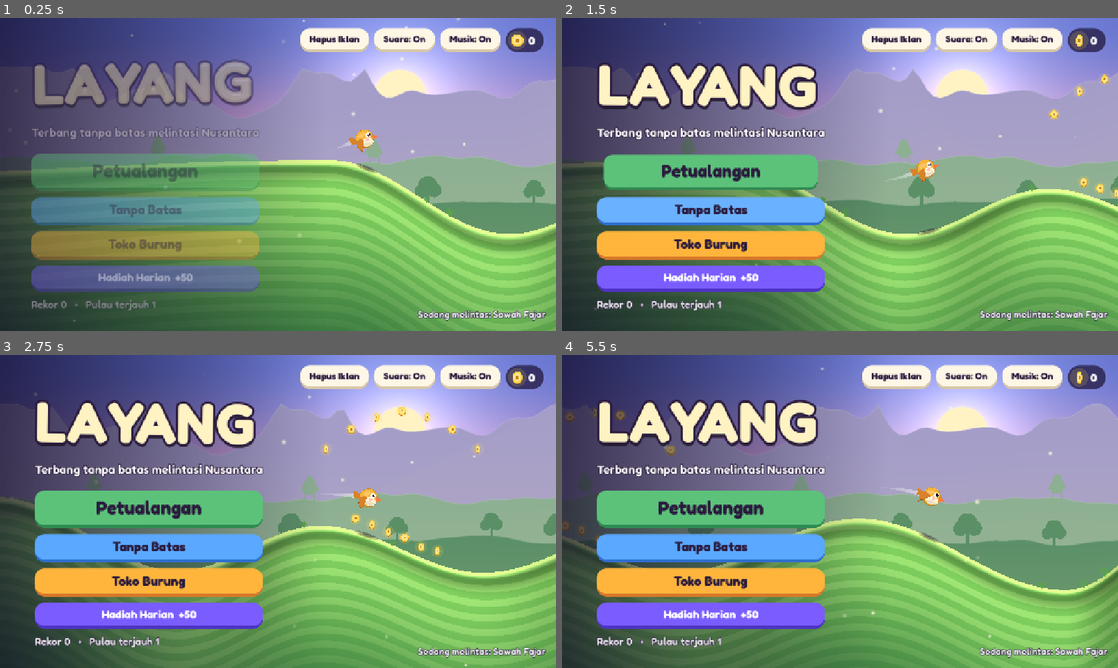
Above: before the commit, frames 1-4 (two rows, left to right).
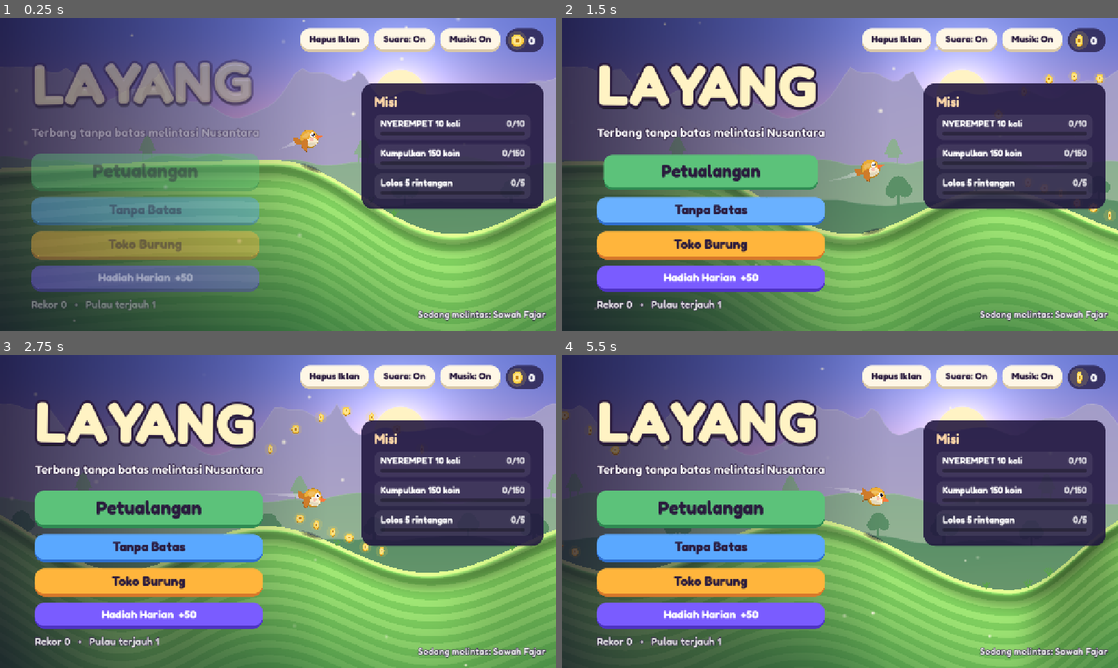
Above: after the commit, the same moments.

Repository: lutfidev/layang
Game: Godot game, scene res://scenes/main_menu.tscn
Same seed, same stepped clock (60 frames per second), same inputs: the game is played once before the commit and once after it.
Inputs (mouse positions are in pixels of both pictures, inside the frame that each line leads up to):
- Up to frame 1 (0.25 s): no input
- Up to frame 2 (1.5 s): move the mouse to (962, 158) at 0.52 s; hold Up 0.53-1.25 s; hold Space (fly) 0.53-1.25 s; click (962, 158) at 0.67 s; drag from (728, 190) to (812, 237) at 1.27 s
- Up to frame 3 (2.75 s): move the mouse to (333, 442) at 2.02 s; hold Up from 2.03 s (still down); hold Space (fly) from 2.03 s (still down); click (333, 442) at 2.17 s
- Up to frame 4 (5.5 s): release Up at 2.75 s; release Space (fly) at 2.75 s; drag from (812, 574) to (673, 464) at 2.77 s; move the mouse to (1006, 558) at 3.52 s; hold Space (fly) 3.53-4.25 s; click (1006, 558) at 3.67 s; tap Escape (pause) at 4.15 s; drag from (673, 464) to (756, 433) at 4.27 s; move the mouse to (867, 511) at 5.02 s; hold Space (fly) from 5.03 s (still down); click (867, 511) at 5.17 s

The runs differ from the first frame. In frame 1, 22% of the frame differs, in the area x 0-100%, y 16-100%; in frame 2, 23%; in frame 3, 25%; in frame 4, 25%, in the area x 0-100%, y 15-100%.

Commit message:
feat(ui): mission panels on menu, pause and results

Diff:
--- a/scripts/ui/game.gd
+++ b/scripts/ui/game.gd
@@ -43,6 +43,7 @@
 var fever_t := 0.0
 var continued := false
 var missions_done: Array = []   # missions paid at the end of this run: [{id, reward}]
+var missions_run: Array = []    # the active missions as they were when the run ended (shown on the results)
 var coin_chain := 0
 var coin_chain_t := 0.0
 var start_x := 0.0
@@ -173,7 +174,7 @@
 	var earned := coins_run - coins_banked
 	coins_banked = coins_run
 	Game.add_coins(earned)
-	missions_done = Game.settle_missions()
+	_settle_missions()
 	var record := false
 	if level.is_empty():
 		record = Game.submit_run(score(), distance, world.current_island + 1)
@@ -206,7 +207,7 @@
 	Game.mission_event("stars", new_stars)
 	if not continued:
 		Game.mission_event("level_clean")
-	missions_done = Game.settle_missions()
+	_settle_missions()
 	lbl_hint.hide()
 	if Game.dev.has("autoplay"):
 		print("RUN level=%s stars=%d coins=%d/%d run_coins=%d dist=%d cause=selesai" % [level.id, stars, level_coins, level_coins_total, coins_run, distance])
@@ -536,7 +537,13 @@
 	get_tree().paused = true
 	pause_panel = _overlay()
 	var p := UIKit.panel()
-	_center(pause_panel, p)
+	var side := HBoxContainer.new()
+	side.add_theme_constant_override("separation", 20)
+	side.add_child(p)
+	var mp := UIKit.missions_panel(UIKit.active_mission_entries(), 400.0)
+	mp.size_flags_vertical = Control.SIZE_SHRINK_CENTER
+	side.add_child(mp)
+	_center(pause_panel, side)
 	var v := VBoxContainer.new()
 	v.add_theme_constant_override("separation", 16)
 	p.add_child(v)
@@ -567,8 +574,37 @@
 
 ## Leaving mid-run from the pause panel still pays finished missions.
 func _leave_run(path: String) -> void:
+	_settle_missions()
+	Game.goto(path)
+
+
+func _settle_missions() -> void:
+	missions_run = Game.missions.duplicate(true)
 	missions_done = Game.settle_missions()
-	Game.goto(path)
+
+
+## The run's missions for the results panel, with the reward of the ones just paid.
+func _run_mission_entries() -> Array:
+	var out: Array = []
+	for a in missions_run:
+		var paid := 0
+		for d in missions_done:
+			if d.id == a.id:
+				paid = int(d.reward)
+		out.append([Missions.get_mission(a.id), int(a.progress), paid])
+	return out
+
+
+## Puts the results panel and the run's missions side by side in the centre of the overlay.
+func _center_with_missions(parent: Control, p: Control) -> void:
+	var hb := HBoxContainer.new()
+	hb.add_theme_constant_override("separation", 20)
+	hb.alignment = BoxContainer.ALIGNMENT_CENTER
+	hb.add_child(p)
+	var mp := UIKit.missions_panel(_run_mission_entries(), 400.0)
+	mp.size_flags_vertical = Control.SIZE_SHRINK_CENTER
+	hb.add_child(mp)
+	_center(parent, hb)
 
 
 static func _onoff(name: String, on: bool) -> String:
@@ -599,7 +635,7 @@
 	create_tween().tween_property(result_panel, "modulate:a", 1.0, 0.4)
 	var p := UIKit.panel(Color(0.12, 0.08, 0.24, 0.9), 34)
 	p.custom_minimum_size = Vector2(620, 0)
-	_center(result_panel, p)
+	_center_with_missions(result_panel, p)
 	var v := VBoxContainer.new()
 	v.add_theme_constant_override("separation", 10)
 	p.add_child(v)
@@ -683,7 +719,7 @@
 	fade.tween_property(result_panel, "modulate:a", 1.0, 0.4)
 	var p := UIKit.panel(Color(0.12, 0.08, 0.24, 0.9), 34)
 	p.custom_minimum_size = Vector2(620, 0)
-	_center(result_panel, p)
+	_center_with_missions(result_panel, p)
 	var v := VBoxContainer.new()
 	v.add_theme_constant_override("separation", 10)
 	p.add_child(v)
--- a/scripts/ui/main_menu.gd
+++ b/scripts/ui/main_menu.gd
@@ -15,7 +15,7 @@
 	world.hazards = false
 	world.start_island = Game.dev_int("island", randi() % Biomes.count())
 	world.sun_progress = 0.8
-	world.bird_screen_x = 0.66
+	world.bird_screen_x = 0.56
 	add_child(world)
 	world.island_reached.connect(func(_k, b): lbl_now.text = "Sedang melintas: %s" % b.name)
 	_build_ui()
@@ -100,6 +100,15 @@
 	coin_pill = _coin_pill(str(Game.coins))
 	tr.add_child(coin_pill)
 
+	# right: the three active missions
+	var mp := UIKit.missions_panel(UIKit.active_mission_entries(), 420.0)
+	root.add_child(mp)
+	mp.anchor_left = 1.0
+	mp.anchor_right = 1.0
+	mp.offset_left = -448.0
+	mp.offset_right = -28.0
+	mp.offset_top = 150.0
+
 	lbl_now = UIKit.label("Sedang melintas: %s" % world.current_biome().name, 22, Color(1, 1, 1, 0.9), false, 6)
 	lbl_now.horizontal_alignment = HORIZONTAL_ALIGNMENT_RIGHT
 	root.add_child(lbl_now)
--- a/scripts/ui/ui_kit.gd
+++ b/scripts/ui/ui_kit.gd
@@ -124,3 +124,70 @@
 		queue_redraw()
 	func _draw() -> void:
 		Art.coin(self, size * 0.5, size.x * 0.42, Time.get_ticks_msec() / 1000.0 * 0.3)
+
+
+
+## One mission line: text, `progress/target` (or "Selesai! +N" in green once paid) and a thin progress bar.
+static func mission_row(m: Dictionary, progress: int, done_reward: int = 0) -> Control:
+	var target := int(m.target)
+	var done := progress >= target
+	var p := PanelContainer.new()
+	var s := box(Color(0.24, 0.62, 0.36, 0.85) if done else Color(1, 1, 1, 0.08), 16)
+	s.content_margin_left = 14
+	s.content_margin_right = 14
+	s.content_margin_top = 8
+	s.content_margin_bottom = 10
+	p.add_theme_stylebox_override("panel", s)
+	p.mouse_filter = Control.MOUSE_FILTER_IGNORE
+	var v := VBoxContainer.new()
+	v.add_theme_constant_override("separation", 6)
+	p.add_child(v)
+	var h := HBoxContainer.new()
+	h.add_theme_constant_override("separation", 10)
+	v.add_child(h)
+	var t := label(Missions.label(m), 21, Color.WHITE, true)
+	t.size_flags_horizontal = Control.SIZE_EXPAND_FILL
+	t.autowrap_mode = TextServer.AUTOWRAP_WORD_SMART
+	h.add_child(t)
+	var right := "Selesai! +%d" % done_reward if done_reward > 0 else ("Selesai!" if done else "%d/%d" % [progress, target])
+	var r := label(right, 21, Color("#ffe066") if done else Color(1, 1, 1, 0.8), true)
+	r.size_flags_vertical = Control.SIZE_SHRINK_CENTER
+	h.add_child(r)
+	var bar := ProgressBar.new()
+	bar.show_percentage = false
+	bar.custom_minimum_size = Vector2(0, 8)
+	bar.max_value = target
+	bar.value = mini(progress, target)
+	bar.mouse_filter = Control.MOUSE_FILTER_IGNORE
+	var bg := StyleBoxFlat.new()
+	bg.bg_color = Color(0, 0, 0, 0.3)
+	bg.set_corner_radius_all(4)
+	var fill := StyleBoxFlat.new()
+	fill.bg_color = Color("#ffe066") if done else LEAF
+	fill.set_corner_radius_all(4)
+	bar.add_theme_stylebox_override("background", bg)
+	bar.add_theme_stylebox_override("fill", fill)
+	v.add_child(bar)
+	return p
+
+
+## "Misi" panel with one row per entry `[mission template, progress, paid reward]`.
+static func missions_panel(entries: Array, width: float = 420.0) -> PanelContainer:
+	var p := panel(Color(0.12, 0.08, 0.24, 0.88), 28)
+	p.custom_minimum_size = Vector2(width, 0)
+	p.mouse_filter = Control.MOUSE_FILTER_IGNORE
+	var v := VBoxContainer.new()
+	v.add_theme_constant_override("separation", 10)
+	p.add_child(v)
+	v.add_child(label("Misi", 30, Color("#ffd8a8"), true))
+	for e in entries:
+		v.add_child(mission_row(e[0], int(e[1]), int(e[2])))
+	return p
+
+
+## Entries for `missions_panel` from the active missions (nothing paid yet).
+static func active_mission_entries() -> Array:
+	var out: Array = []
+	for a in Game.missions:
+		out.append([Missions.get_mission(a.id), int(a.progress), 0])
+	return out
--- a/tests/test_missions.gd
+++ b/tests/test_missions.gd
@@ -325,3 +325,66 @@
 	var p := _progress("coins_150")
 	Game.apply_save(keep)
 	return "" if p == 15 else "coins progress %d, want 15" % p
+
+
+# ---------------------------------------------------------------- panels (Task 3)
+
+func _count_label(n: Node, text: String) -> int:
+	var c := 1 if (n is Label and (n as Label).text == text) else 0
+	for ch in n.get_children():
+		c += _count_label(ch, text)
+	return c
+
+
+func _shows_active(n: Node) -> String:
+	if _count_label(n, "Misi") < 1:
+		return "no Misi title"
+	for a in Game.missions:
+		if _count_label(n, Missions.label(Missions.get_mission(a.id))) != 1:
+			return "missing row %s" % a.id
+	return ""
+
+
+func test_mission_menu_shows_missions() -> String:
+	var keep := _fresh()
+	var m: Node = load("res://scenes/main_menu.tscn").instantiate()
+	runner.add_child(m)
+	var r := _shows_active(m)
+	Game.apply_save(keep)
+	return r
+
+
+func test_mission_pause_shows_missions() -> String:
+	var keep := _fresh()
+	var g := _game()
+	g._toggle_pause()
+	var r := _shows_active(g.pause_panel)
+	runner.get_tree().paused = false
+	Game.apply_save(keep)
+	return r
+
+
+func test_mission_results_show_done() -> String:
+	var keep := Game.save_data()
+	var g := _game()
+	_force(["skim_10", "coins_150", "pass_5"])
+	Game.missions[0].progress = 10
+	g._finish("laut")
+	var r := ""
+	if _count_label(g.result_panel, "Selesai! +50") != 1:
+		r = "no Selesai! +50 row"
+	elif _count_label(g.result_panel, Missions.label(Missions.get_mission("coins_150"))) != 1:
+		r = "unfinished mission of the run not shown"
+	Game.apply_save(keep)
+	return r
+
+
+func test_mission_level_done_shows_missions() -> String:
+	var keep := Game.save_data()
+	Game.level_stars = {}
+	var g := _game("sawah-1")
+	_force(["skim_10", "coins_150", "level_clean_1"])
+	g._finish_level()
+	var r := "" if _count_label(g.result_panel, "Selesai! +75") == 1 else "no Selesai! +75 on the level done screen"
+	Game.apply_save(keep)
+	return r
